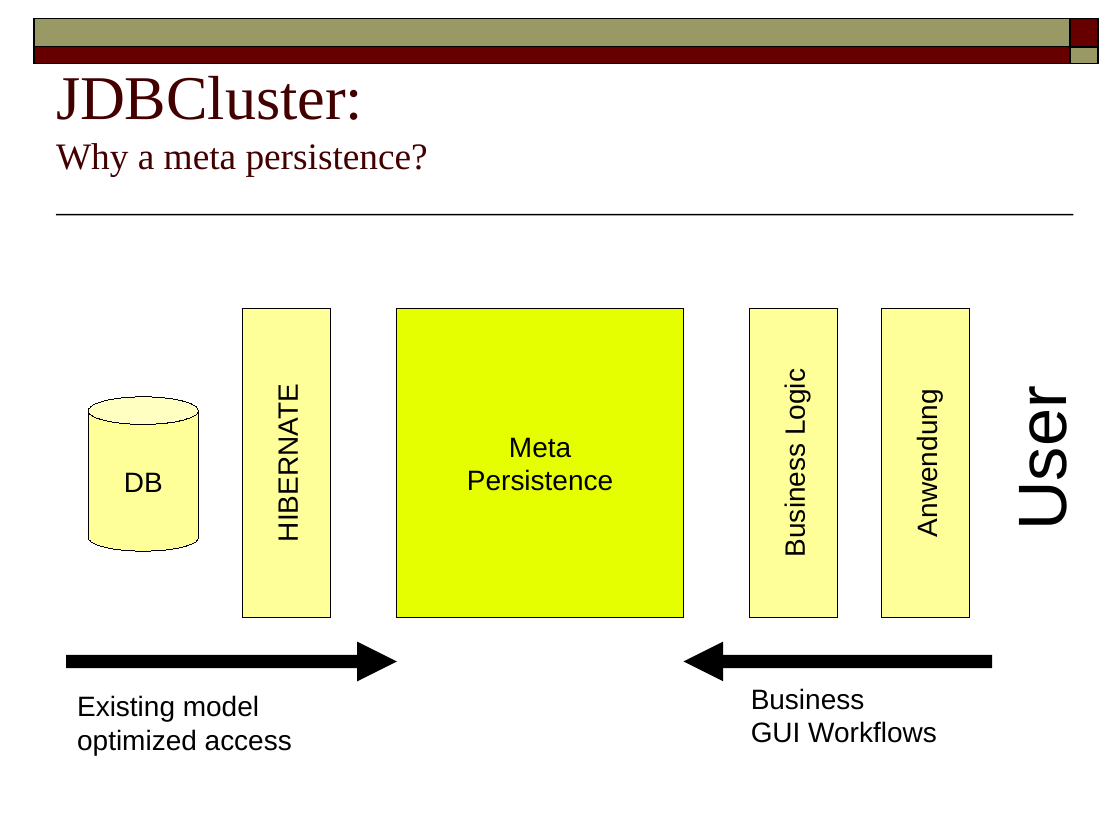
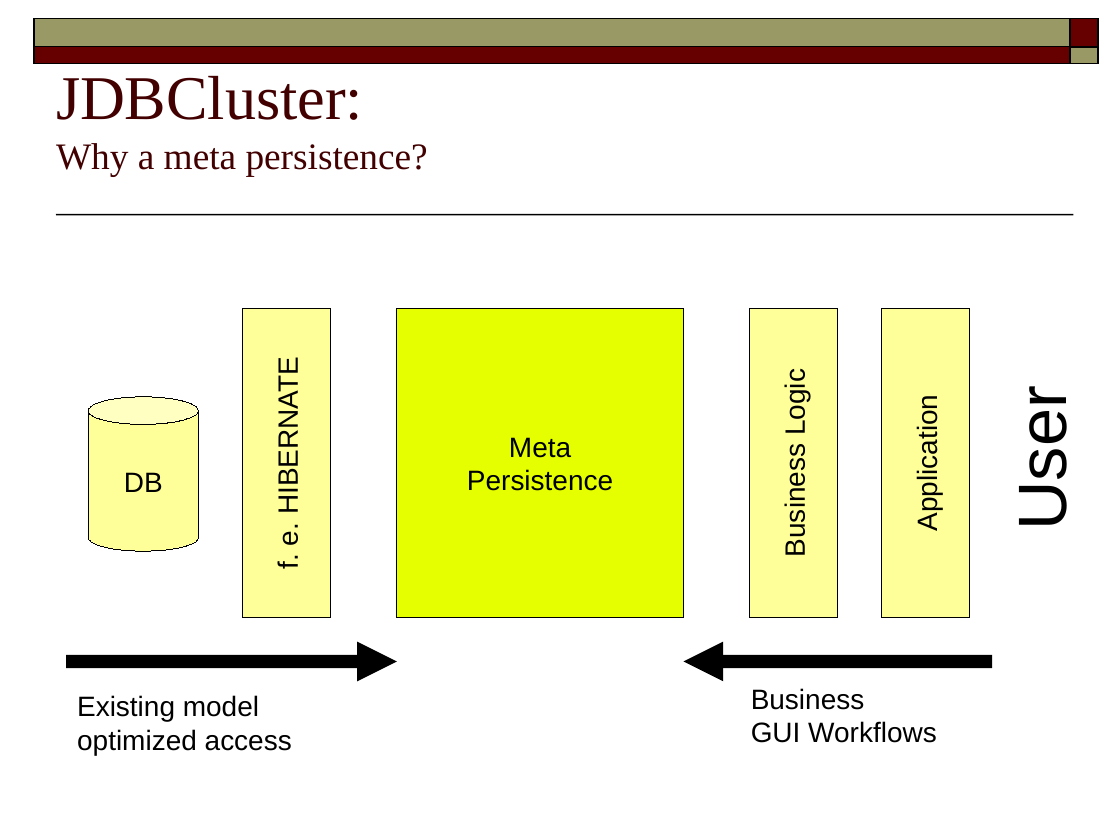
Before and after one commit to FaKod/JDBCluster, a slide deck: slide 3 of JDBCluster/Doc/MetaPersistence.odp. Drawn at 1120x840 pixels with LibreOffice and Linux fonts; fonts in the diff are those of the drawing. Boxes give left, top, right and bottom in pixels: in the first picture for what was removed or moved away, otherwise in the second. Text is boxed around its words. In the diff, an @@ line names an element or a change of style, - is before the commit and + after.

```diff
--- a/JDBCluster/Doc/MetaPersistence.odp
+++ b/JDBCluster/Doc/MetaPersistence.odp
@@ text in rectangle at (272, 372, 303, 569): text changed @@
-HIBERNATE
+f. e. HIBERNATE
@@ text in rectangle at (912, 410, 943, 528): text changed @@
-Anwendung
+Application
```
Also in this commit, not shown: 2 other slides changed, 3 slides added.
